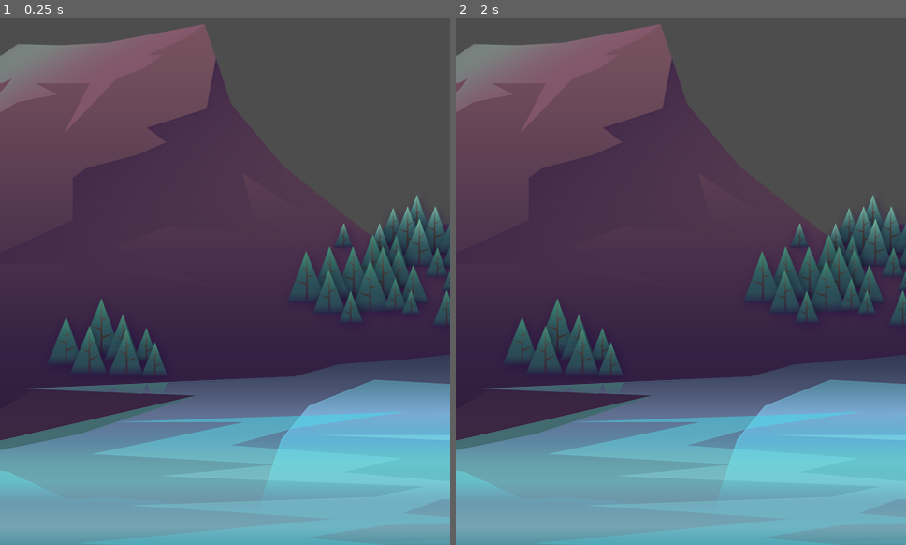
Above: before the commit, frames 1-2 (left to right).
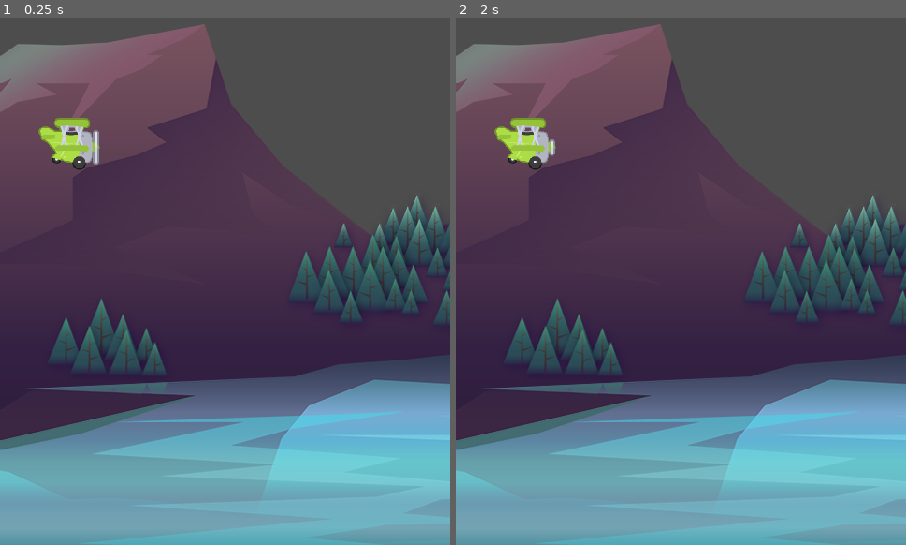
Above: after the commit, the same moments.

Repository: kelpiekrisps/gd_course
Game: Godot game, scene res://Scenes/Game/Game.tscn
The game is run twice, just before and just after one commit, with the same random seed, the same clock (stepped at 60 frames per second) and the same inputs.
Inputs:
- Up to frame 1 (0.25 s): no input
- Up to frame 2 (2 s): tap Enter at 0.5 s; tap Space at 1.25 s

The runs differ from the first frame. In frame 1, 0.9% of the frame differs, in the area x 8-23%, y 18-29%; in frame 2, 0.9%.

Commit message:
basic plane scene, addition of assets

Diff:
--- a/Tappy/Scenes/Game/Game.tscn
+++ b/Tappy/Scenes/Game/Game.tscn
@@ -1,9 +1,13 @@
-[gd_scene load_steps=2 format=3 uid="uid://dp1genyd1nb2f"]
+[gd_scene load_steps=3 format=3 uid="uid://dp1genyd1nb2f"]
 
 [ext_resource type="Texture2D" uid="uid://3h6kt6j48mfp" path="res://assets/background/rocks_2.png" id="1_i5jou"]
+[ext_resource type="PackedScene" uid="uid://c41cokeqnvppu" path="res://Scenes/Plane/plane.tscn" id="2_unoey"]
 
 [node name="Game" type="Node2D"]
 
 [node name="sprite2d" type="Sprite2D" parent="."]
 position = Vector2(239, 326)
 texture = ExtResource("1_i5jou")
+
+[node name="Plane" parent="." instance=ExtResource("2_unoey")]
+position = Vector2(76, 426)
--- /dev/null
+++ b/Tappy/Scenes/Plane/plane.tscn
@@ -0,0 +1,49 @@
+[gd_scene load_steps=7 format=3 uid="uid://c41cokeqnvppu"]
+
+[ext_resource type="Texture2D" uid="uid://c2rfav4cx0uj1" path="res://assets/plane/planes_sheet.png" id="1_xd6f6"]
+
+[sub_resource type="AtlasTexture" id="AtlasTexture_wot7i"]
+atlas = ExtResource("1_xd6f6")
+region = Rect2(0, 0, 88, 73)
+
+[sub_resource type="AtlasTexture" id="AtlasTexture_3dm5r"]
+atlas = ExtResource("1_xd6f6")
+region = Rect2(88, 0, 88, 73)
+
+[sub_resource type="AtlasTexture" id="AtlasTexture_nfi0f"]
+atlas = ExtResource("1_xd6f6")
+region = Rect2(176, 0, 88, 73)
+
+[sub_resource type="SpriteFrames" id="SpriteFrames_rdkgg"]
+animations = [{
+"frames": [{
+"duration": 1.0,
+"texture": SubResource("AtlasTexture_wot7i")
+}, {
+"duration": 1.0,
+"texture": SubResource("AtlasTexture_3dm5r")
+}, {
+"duration": 1.0,
+"texture": SubResource("AtlasTexture_nfi0f")
+}],
+"loop": true,
+"name": &"fly",
+"speed": 10.0
+}]
+
+[sub_resource type="CircleShape2D" id="CircleShape2D_4nkyt"]
+radius = 26.0192
+
+[node name="Plane" type="CharacterBody2D"]
+
+[node name="animatedSprite2d" type="AnimatedSprite2D" parent="."]
+position = Vector2(-3, 0)
+scale = Vector2(0.75, 0.75)
+sprite_frames = SubResource("SpriteFrames_rdkgg")
+animation = &"fly"
+autoplay = "fly"
+frame_progress = 0.829523
+
+[node name="collisionShape2d" type="CollisionShape2D" parent="."]
+position = Vector2(-1, 0)
+shape = SubResource("CircleShape2D_4nkyt")
